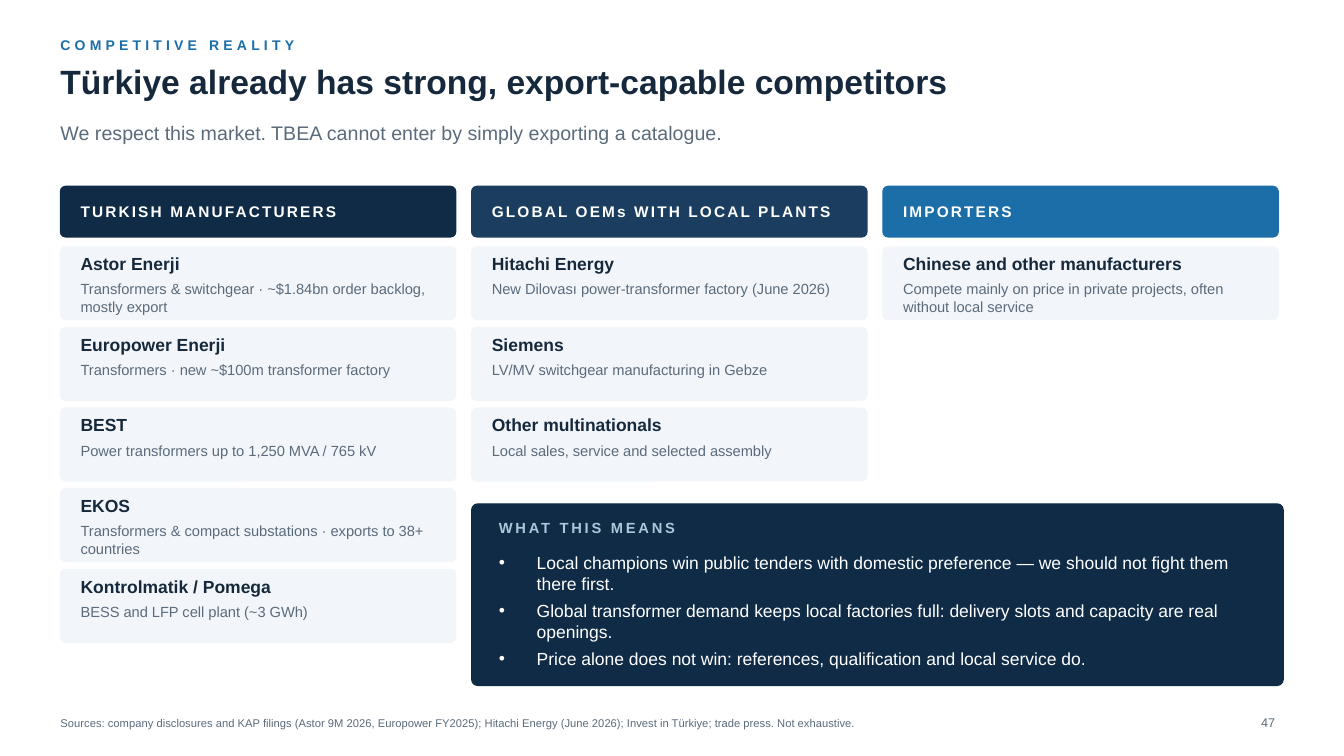
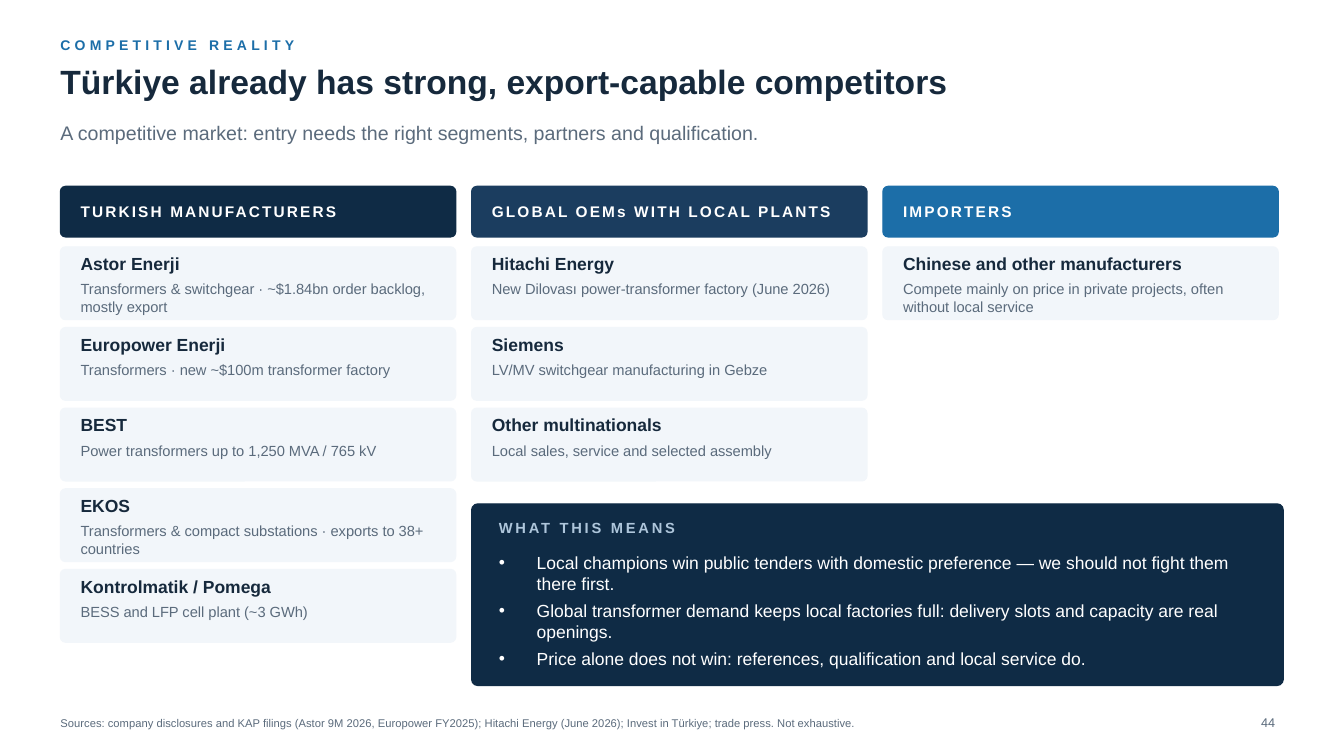
Before and after one commit to taimoorRazi/MultiTransformer, a slide deck: slide 44 of TBEA_HQ_Partnership_v2/Ulusoy - TBEA Partnership.pptx (slide 47 before the commit). Drawn at 1344x756 pixels with LibreOffice and Linux fonts; fonts in the diff are those of the drawing; background and template pictures are left out. Boxes give left, top, right and bottom in pixels: in the first picture for what was removed or moved away, otherwise in the second. Text is boxed around its words. In the diff, an @@ line names an element or a change of style, - is before the commit and + after.

```diff
--- a/TBEA_HQ_Partnership_v2/Ulusoy - TBEA Partnership.pptx
+++ b/TBEA_HQ_Partnership_v2/Ulusoy - TBEA Partnership.pptx
@@ text at (60,126,758,144): text changed @@
-We respect this market. TBEA cannot enter by simply exporting a catalogue.
+A competitive market: entry needs the right segments, partners and qualification.
@@ page number at (1261,718,1275,727): text changed @@
-47
+44
```
Also in this commit, not shown: 25 other slides changed, 1 slide added, 5 slides removed, 17 other files.
